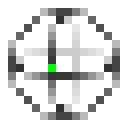
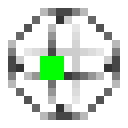
The second 128 × 128 image is a revision of the first. Changes to its layers:
renamed "circuit_blocks_qubit_bloch_blank.png" to "circuit_blocks_qubit_bloch_y3p8_z0p8.png", painted on it over bbox(40, 56, 64, 80)
